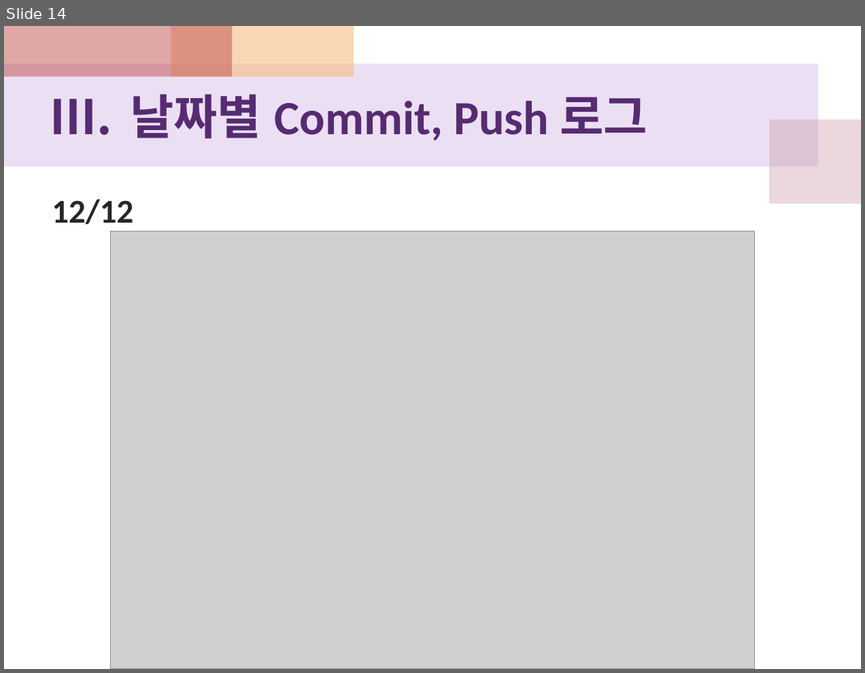
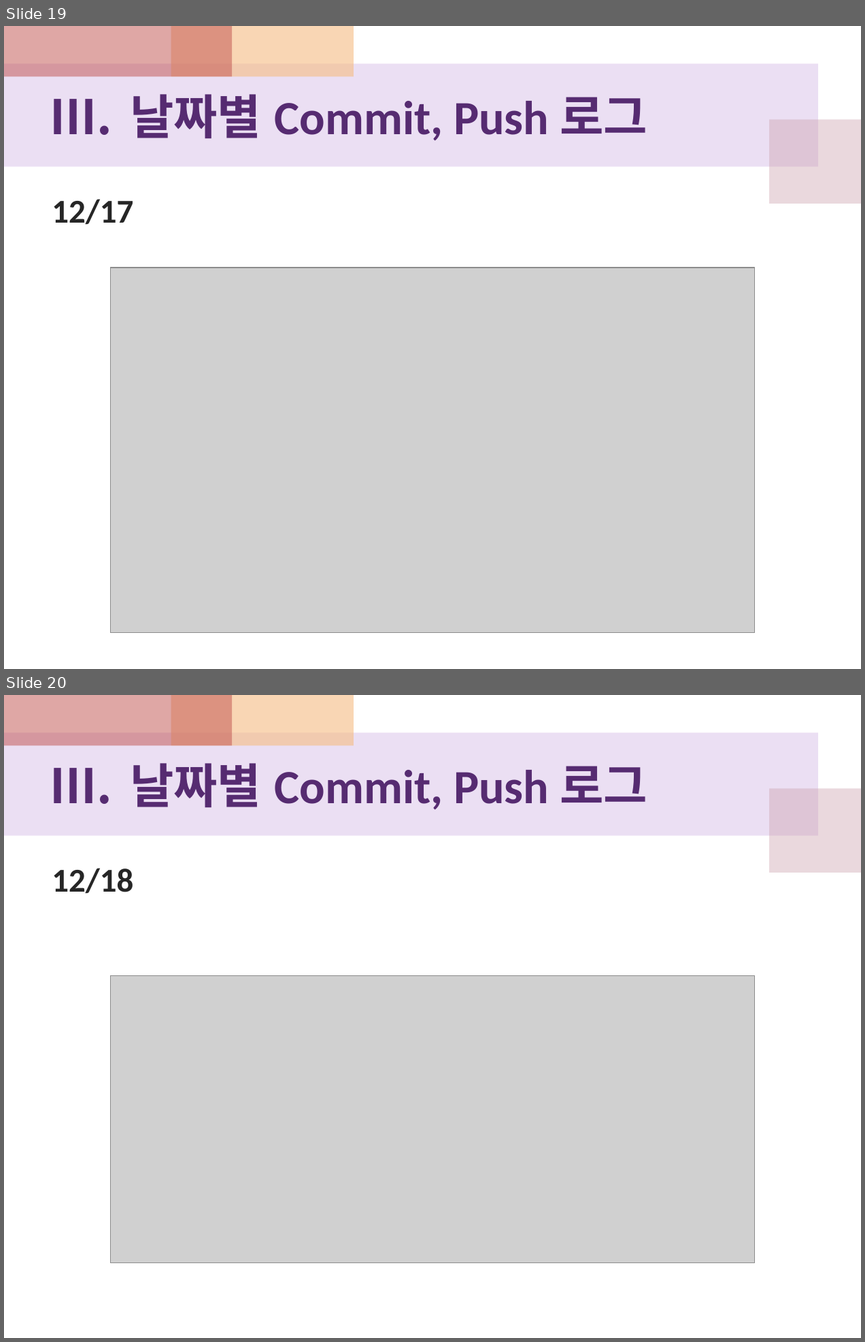
Before and after one commit to WiJYng/SGA_DirectxTeam, a slide deck: 중간보고서/테라무쌍_최종보고.pptx. Shown one above the other, each under a label of ours: slide 14 before the commit, slides 19 and 20 after it. The pictures are 865x673 and 865x1342 pixels, drawn with LibreOffice and Linux fonts; fonts in the diff are those of the drawing; grey boxes stand for pictures. Boxes give left, top, right and bottom in pixels: in the first picture for what was removed or moved away, otherwise in the second. Text is boxed around its words. In the diff, an @@ line names an element or a change of style, - is before the commit and + after.

```diff
--- a/중간보고서/테라무쌍_최종보고.pptx
+++ b/중간보고서/테라무쌍_최종보고.pptx
@@ slide 20 added at (x1=4, y1=695, x2=861, y2=1338), background #FFFFFF; not listed: 4 template elements that a slide beside it also shows @@
@@ text added at (x1=130, y1=763, x2=647, y2=810), 40 pt, text #562B71, bold @@
+III. 날짜별 Commit, Push 로그
@@ text added at (x1=52, y1=868, x2=133, y2=894), 28 pt, text #262626, bold @@
+12/18
@@ picture added at (x1=110, y1=975, x2=755, y2=1262) @@
@@ what was slide 14 is now slide 19 @@
@@ slide 19 changed as well @@
@@ text at (x1=52, y1=199, x2=133, y2=225): text changed @@
-12/12
+12/17
@@ picture resized from (x1=110, y1=231, x2=755, y2=669) to (x1=110, y1=267, x2=755, y2=633) @@
```
Also in this commit, not shown: 13 other slides changed, 8 other slides added, 2 other files.
